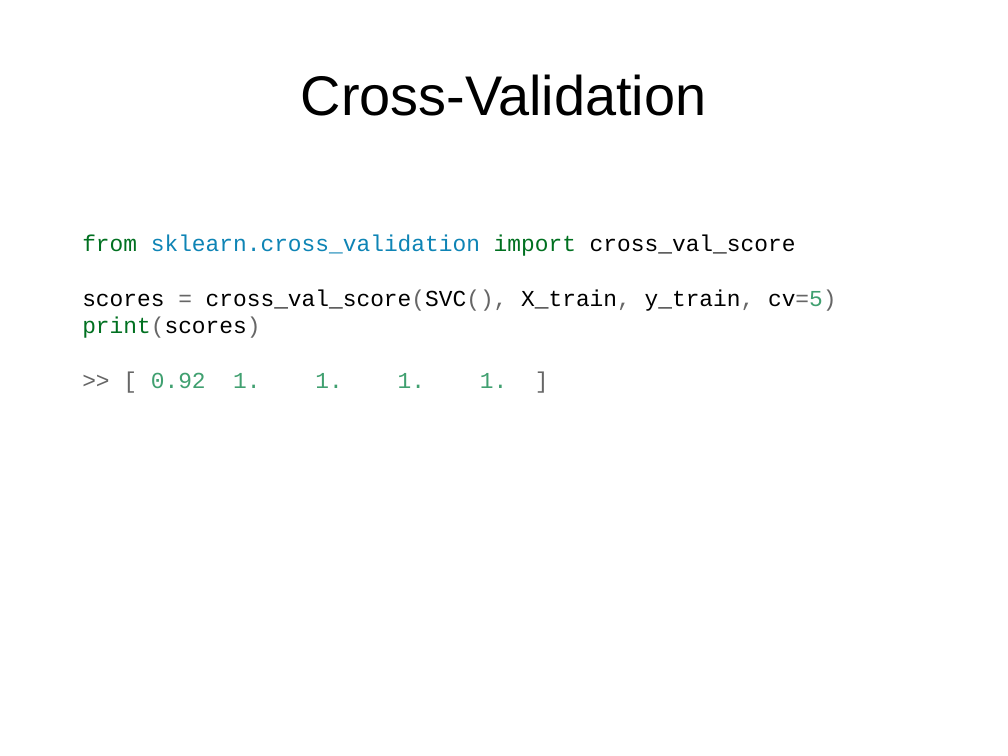
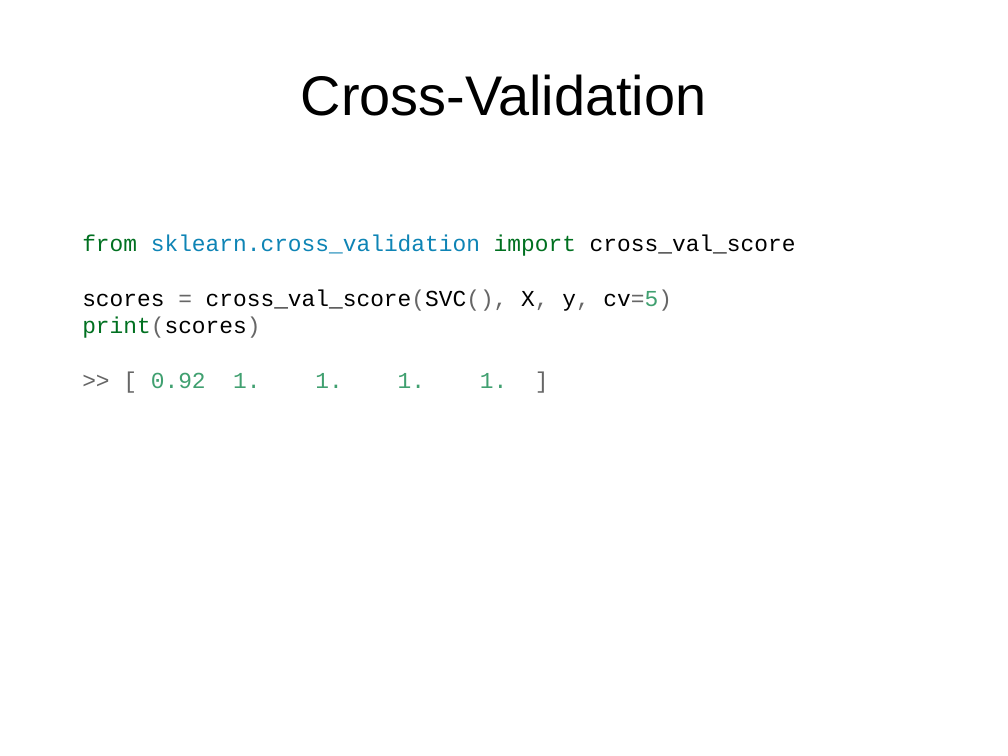
Before and after one commit to amueller/talks_odt, a slide deck: slide 11 of nyc-open-data-2015-andvanced-sklearn.odp (slide 12 before the commit). Drawn at 1008x756 pixels with LibreOffice and Linux fonts; fonts in the diff are those of the drawing. Boxes give left, top, right and bottom in pixels: in the first picture for what was removed or moved away, otherwise in the second. Text is boxed around its words. In the diff, an @@ line names an element or a change of style, - is before the commit and + after.

```diff
--- a/nyc-open-data-2015-andvanced-sklearn.odp
+++ b/nyc-open-data-2015-andvanced-sklearn.odp
@@ text at [82,289,672,311]: text changed @@
-scores = cross_val_score(SVC(), X_train, y_train, cv=5)
+scores = cross_val_score(SVC(), X, y, cv=5)
```
Also in this commit, not shown: 14 other slides changed, 3 slides added, 5 slides removed.
